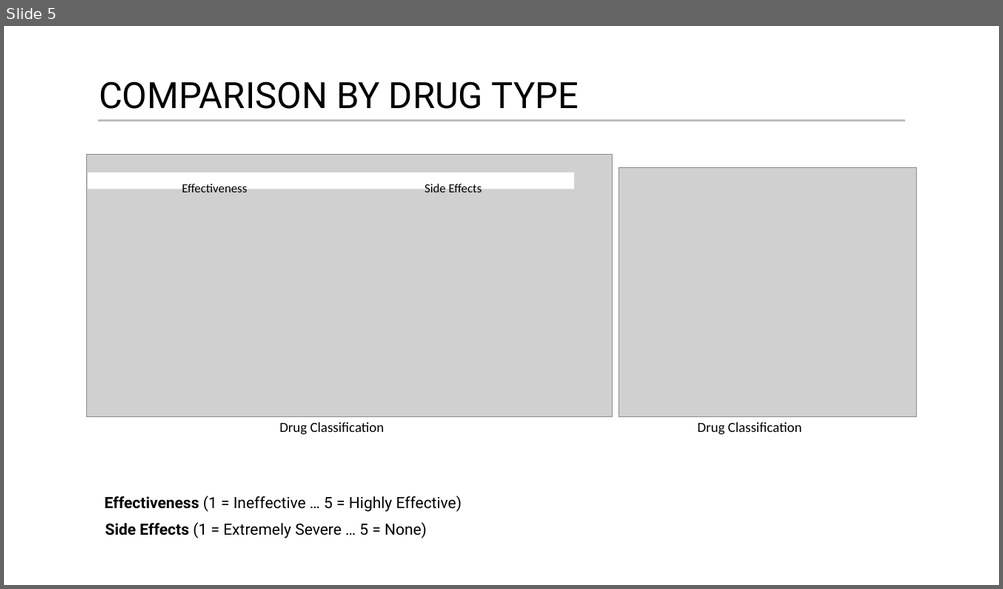
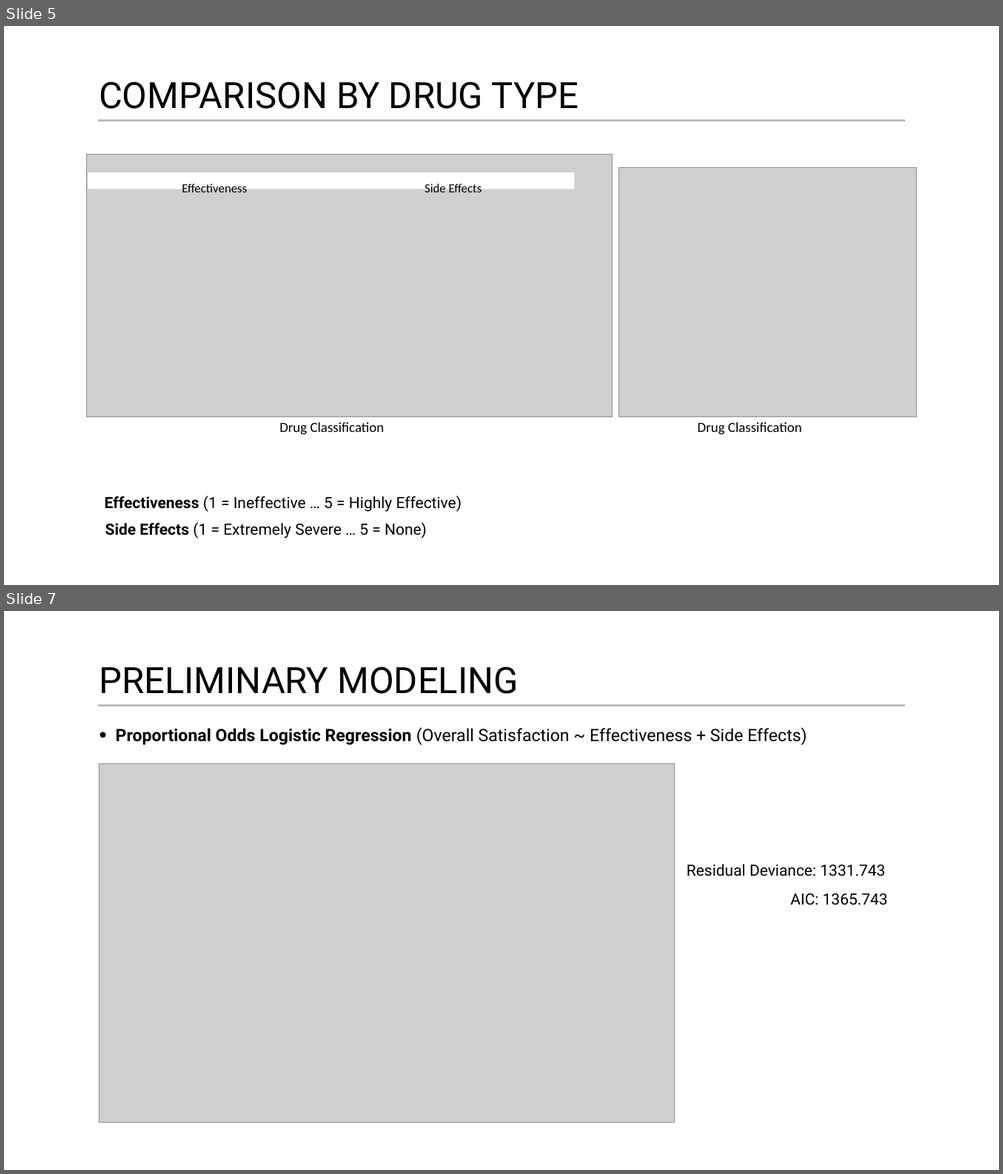
Before and after one commit to joestoica/eda, a slide deck: project/EDA-Final_ppt.pptx. Shown one above the other, each under a label of ours: slide 5 before the commit, slides 5 and 7 after it; the slides between them are not shown. The pictures are 1003x589 and 1003x1174 pixels, drawn with LibreOffice and Linux fonts; fonts in the diff are those of the drawing; grey boxes stand for pictures. Boxes give left, top, right and bottom in pixels: in the first picture for what was removed or moved away, otherwise in the second. Text is boxed around its words. In the diff, an @@ line names an element or a change of style, - is before the commit and + after.

```diff
--- a/project/EDA-Final_ppt.pptx
+++ b/project/EDA-Final_ppt.pptx
@@ slide 7 added at (4, 611, 999, 1170), background #FFFFFF @@
@@ text added at (99, 667, 518, 694), 70 pt, text #000000 @@
+PRELIMINARY MODELING
@@ line added from (98, 706) to (905, 706), #000000 4 pt @@
@@ text added at (116, 727, 806, 745), 33 pt, text #000000 @@
+• Proportional Odds Logistic Regression (Overall Satisfaction ~ Effectiveness + Side Effects)
@@ picture added at (99, 764, 674, 1122) @@
@@ text added at (686, 864, 885, 877), 30 pt, text #000000 @@
+Residual Deviance: 1331.743
@@ text added at (790, 894, 888, 906), 30 pt, text #000000 @@
+AIC: 1365.743
```
Also in this commit, not shown: 2 slides changed, 2 other slides added, 3 slides removed.
